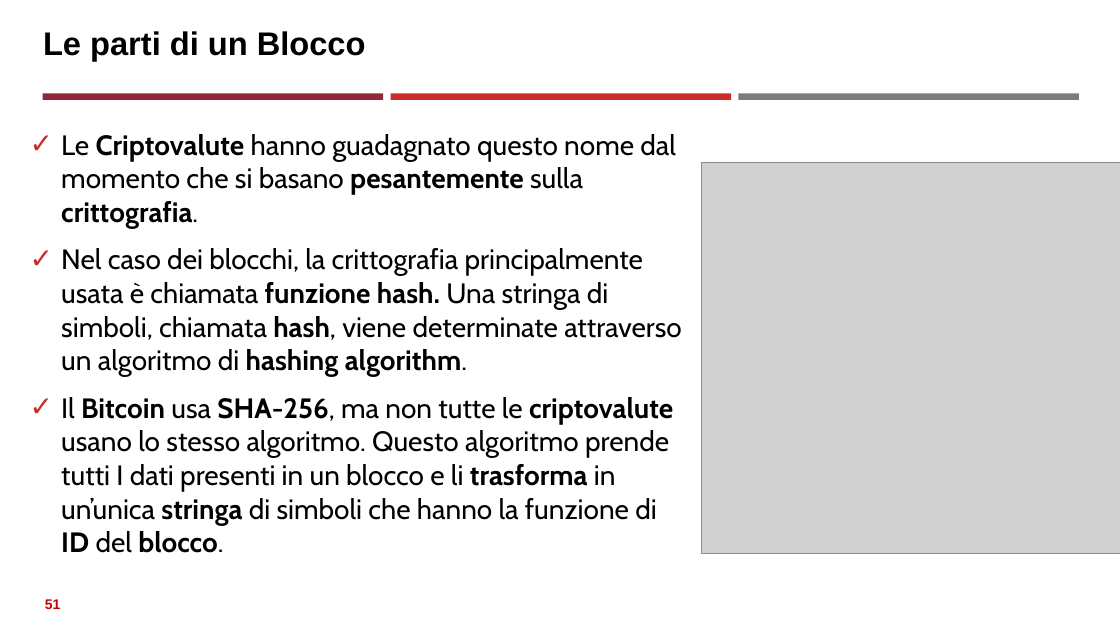
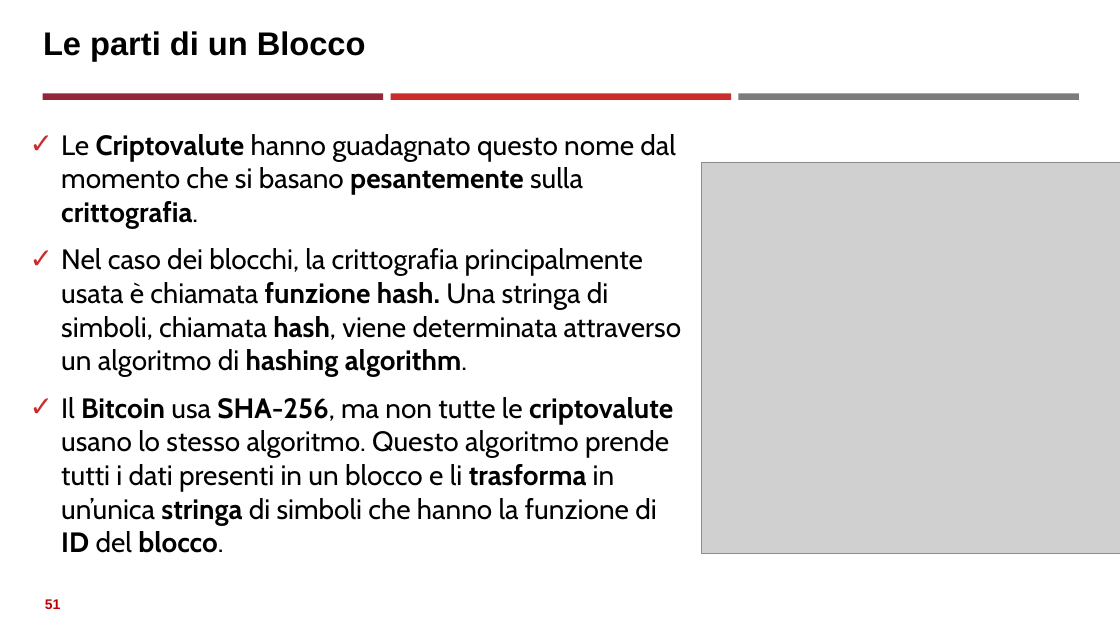
Before and after one commit to neural1977/data_science_interview_material, a slide deck: slide 51 of Assicurazioni/Distributed Ledger Technology_ita.pptx. Drawn at 1120x630 pixels with LibreOffice and Linux fonts; fonts in the diff are those of the drawing; grey boxes stand for pictures. Boxes give left, top, right and bottom in pixels: in the first picture for what was removed or moved away, otherwise in the second. Text is boxed around its words. In the diff, an @@ line names an element or a change of style, - is before the commit and + after.

```diff
--- a/Assicurazioni/Distributed Ledger Technology_ita.pptx
+++ b/Assicurazioni/Distributed Ledger Technology_ita.pptx
@@ text at box(61, 248, 682, 525): text changed @@
-✓ Nel caso dei blocchi, la crittografia principalmente usata è chiamata funzione hash. Una stringa di simboli, chiamata hash, viene determinate attraverso un algoritmo di hashing algorithm.
-✓ Il Bitcoin usa SHA-256, ma non tutte le criptovalute usano lo stesso algoritmo. Questo algoritmo prende tutti I dati presenti in un blocco e li trasforma in un’unica stringa di simboli che hanno la funzione di ID del blocco.
+✓ Nel caso dei blocchi, la crittografia principalmente usata è chiamata funzione hash. Una stringa di simboli, chiamata hash, viene determinata attraverso un algoritmo di hashing algorithm.
+✓ Il Bitcoin usa SHA-256, ma non tutte le criptovalute usano lo stesso algoritmo. Questo algoritmo prende tutti i dati presenti in un blocco e li trasforma in un’unica stringa di simboli che hanno la funzione di ID del blocco.
```
Also in this commit, not shown: 3 other slides changed, 1 other file.
